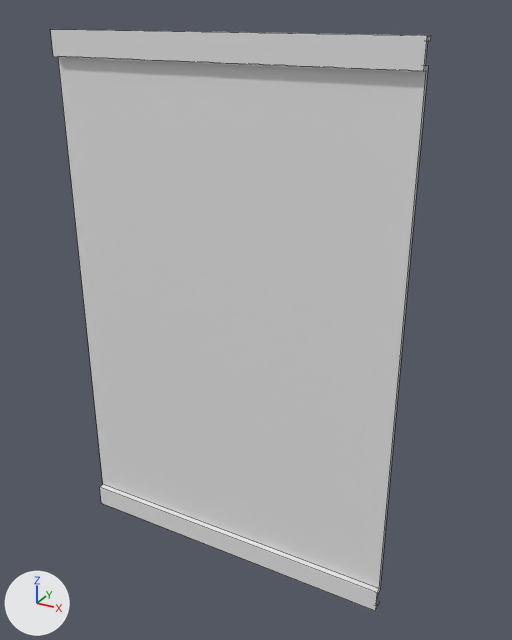
One commit to the OBJ model KontorsNisse/Assets/Props/Walls/Wall_01.obj: the scene before it, then after it.
Camera for both pictures: a 50 mm lens placed at (1.87, -3.05, 3.12), pointed at (0.06, 0.24, 1.47). Every picture has the same lights, and +X, +Y and +Z are marked at lower left. Mesh edges are drawn as thin lines. Where no turn or scale is listed for an object, it has been applied to the vertices.

Before the edit, the objects in view are built like this:
```python
me_wall_01 = bpy.data.meshes.new('Wall_01')
me_wall_01.from_pydata(...)  # 32 vertices, 16 faces; spans x -1.0..1.0, y -0.05..0.0, z -0.02..3.02
ob_wall_01 = bpy.data.objects.new('Wall_01', me_wall_01)
ob_wall_01.location = (0.0, 0.0, 0.0)
```
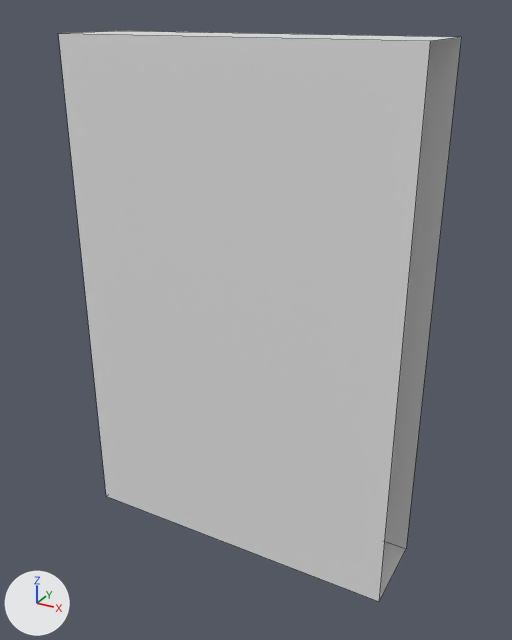
Location of each change, (x1, y1, x2, y2) in pixels of the pictures (512 x 640 px):
'Wall_01', reshaped
    before: (50, 29, 431, 611)
    after: (58, 31, 461, 602)

The edits, one by one:
me_wall_01 is used by ob_wall_01; location (0.0, 0.0, 0.0).
me_wall_01 had 32 vertices, 16 faces and spanned x -1.0..1.0, y -0.05..0.0, z -0.02..3.02.
me_wall_01 now has 8 vertices, 4 faces and spans x -1.0..1.0, y 0.0..0.5, z 0.0..3.0.
Part 1, on me_wall_01:
28 vertices are removed from x -1.0..1.0, y -0.05..0.0, z -0.02..3.02.
16 faces are deleted.
4 vertices are added at (-1.0, 0.5, 3.0), (1.0, 0.5, 3.0), (-1.0, 0.5, 0.0), (1.0, 0.5, 0.0).
4 new faces join them.
